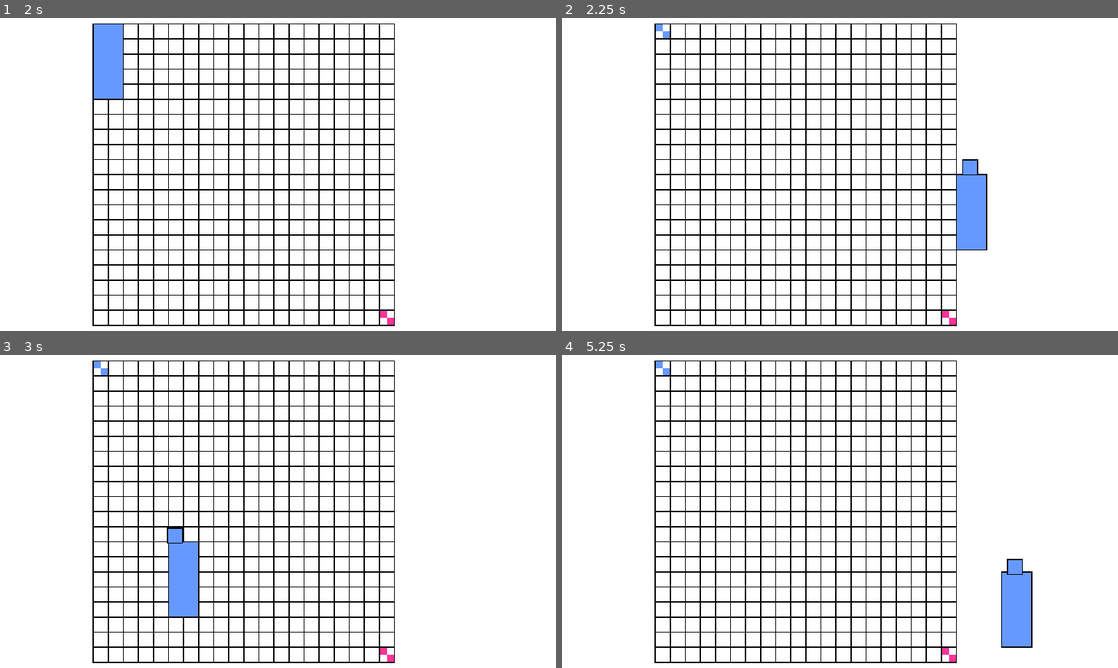
Above: before the commit, frames 1-4 (two rows, left to right).
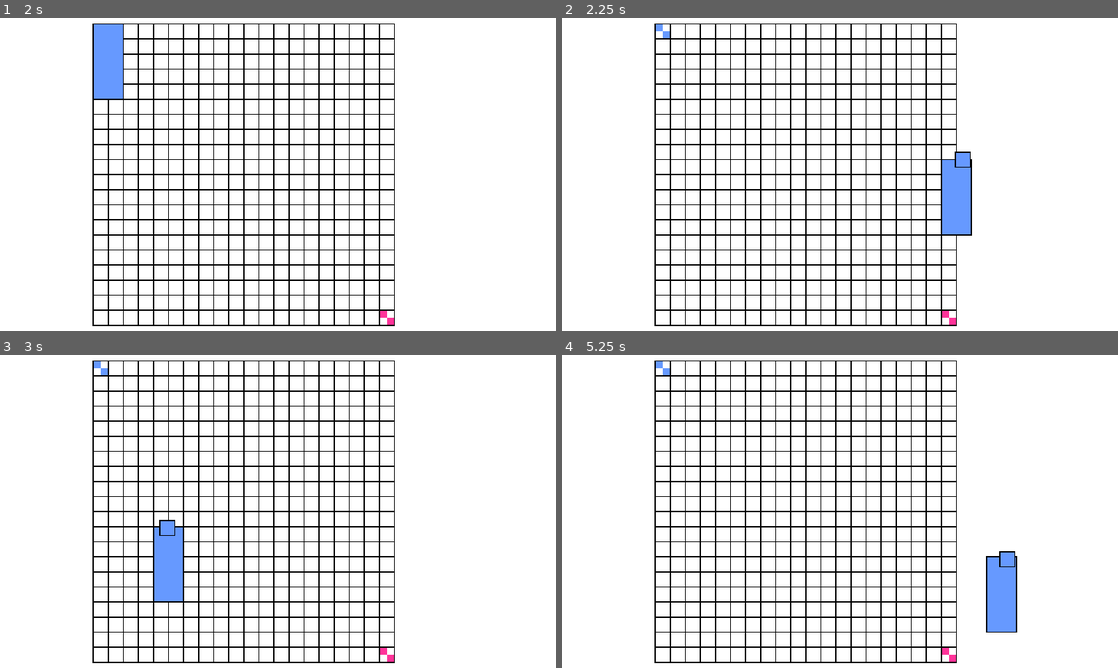
Above: after the commit, the same moments.

Repository: NLLK/BattleOfSquaresGodot
Game: Godot game, scene res://Scenes/startMenuScene.tscn
Same seed, same stepped clock (60 frames per second), same inputs: the game is played once before the commit and once after it.
Inputs (mouse positions are in pixels of both pictures, inside the frame that each line leads up to):
- Up to frame 1 (2 s): click "Start game" at 0.5 s; click "Start game" at 1.25 s
- Up to frame 2 (2.25 s): tap Enter at 2 s; move the mouse to (962, 158) at 2.02 s; hold D from 2.03 s (still down); click (962, 158) at 2.17 s
- Up to frame 3 (3 s): move the mouse to (166, 527) at 2.77 s; release D at 2.78 s; click (166, 527) at 2.92 s
- Up to frame 4 (5.25 s): move the mouse to (895, 442) at 3.52 s; hold D 3.53-5.03 s; click (895, 442) at 3.67 s; move the mouse to (812, 574) at 4.27 s; click (812, 574) at 4.42 s; move the mouse to (1006, 558) at 5.02 s; click (1006, 558) at 5.17 s

Frame 1 is identical in both runs. In frame 2, 1.7% of the frame differs, in the area x 68-77%, y 42-75%; in frame 3, 1.5%; in frame 4, 1.8%, in the area x 76-85%, y 62-94%.

Commit message:
made some little changes to code style

Diff:
--- a/Scripts/Game/gameMain_script.gd
+++ b/Scripts/Game/gameMain_script.gd
@@ -44,7 +44,7 @@
 
 func init_array(array, just_zero):
 	if (just_zero == 0):
-		for x in range(20):
+		for _x in range(20):
 			var col = []
 			col.resize(20)
 			array.append(col)
@@ -71,7 +71,7 @@
 	if gameStage != GameStages.MENU:
 		if event is InputEventMouseButton:
 			if event.button_index == BUTTON_LEFT and not event.pressed:
-				_on_left_button_click(event.position)
+				_on_left_button_click()
 			if event.button_index == BUTTON_WHEEL_UP and event.pressed:
 				rotate_square(currentSquareToPlace, -90)
 			if event.button_index == BUTTON_WHEEL_DOWN and event.pressed:
@@ -80,8 +80,8 @@
 			lastMousePosition = event.position
 			move_cursor(event.position)
 		elif event is InputEventKey:
-			if event.scancode == KEY_D:
-				debugfunc()
+			#if event.scancode == KEY_D:
+				#debugfunc()
 			pass
 func debugfunc():
 	var square = currentSquareToPlace.get_node("Area2DSquare/square")
@@ -96,7 +96,7 @@
 
 	testingForEnd(width, height)
 	pass
-func _on_left_button_click(mouse_position):
+func _on_left_button_click():
 	if not placingRules():
 		showErrorOnPlacing()
 		return
@@ -112,7 +112,7 @@
 func placingRules():
 	var answer: bool
 	answer = true
-	var area1 = get_PlayerSquares_node(0)#TODO: сделать единичную инициализацию
+	var area1 = get_PlayerSquares_node(0)
 	var area2 = get_PlayerSquares_node(1)
 
 	var area1ChildCount = area1.get_child_count()
@@ -145,9 +145,10 @@
 	currentSquareToPlace.modulate = COLOR_ERROR
 
 func move_cursor(position):
+	position-=Vector2(52, 52)
 	if hideCursorSquare == false:
 		cursorSquare.show()
-		cursorSquare.rect_position = position
+		cursorSquare.rect_position = position + Vector2(52/2, 52/2)
 
 		var x_pos = stepify(position.x-FIELD_START_POINT.x, 52)+FIELD_START_POINT.x
 		var y_pos = stepify(position.y+18, 52)+18
@@ -326,9 +327,6 @@
 	var area1ChildCount = get_PlayerSquares_node(0).get_child_count()
 	var area2ChildCount = get_PlayerSquares_node(1).get_child_count()
 
-#	for x in range(20):
-#		print(gridSystem.grid[x])
-
 	if area1ChildCount == 0 or area2ChildCount == 0:
 		gameStage = GameStages.TESTED
 		print("GameStage =", gameStage)
@@ -359,7 +357,7 @@
 			continue
 		var bordersP1 = Vector2(-1,-1)
 		var bordersP2 = Vector2(1,1)
-		#возможно тут проблема будет, потому что p1 тоже может быть в 19,19
+
 		#for upper left corner and borders at all
 		if square.p1.x == 0:
 			bordersP1.x = 0
@@ -435,8 +433,6 @@
 				pass
 		pass
 
-#	for xy in range(20):
-#		print(debuggingGrid[xy], " . " ,gridSystem.grid[xy])
 	return true
 
 func testingForEndCheckPlace(x,y,width,height,side):
@@ -445,7 +441,7 @@
 	var isBreak
 	var temp_width
 	var temp_height
-	#где-то выходит за -1
+
 	for rotate in [0,1]:
 		if width == height and rotate==0:
 			continue
@@ -458,7 +454,7 @@
 			temp_height = width
 		match side:
 			squareSides.UPPER:
-				if x+temp_width >19 or y-temp_height <-1:
+				if x+temp_width >20 or y-temp_height +1 <0:
 					isBreak = true
 					continue
 				for j in range(y-temp_height+1, y+1):
@@ -503,10 +499,10 @@
 					pass
 				pass
 			squareSides.LEFT:
-				if x-temp_width <-1 or y-temp_height <-1:
+				if x-temp_width+1 <0 or y-temp_height+1 <0:
 					isBreak = true
 					continue
-				for j in range(y-temp_height+1, y+1): #TODO: mb we need +1 here
+				for j in range(y-temp_height+1, y+1):
 					for i in range(x-temp_width+1, x+1):
 						debuggingGrid[j][i] = whoPlays+1
 						if grid[j][i] != 0:
@@ -520,10 +516,10 @@
 		if isBreak:
 			continue
 		else:
-			var string = ""
-			for xy in range(20):
-				string += debuggingGrid[xy] as String + "\n"
-			$debuggingText.text = string
+#			var string = ""
+#			for xy in range(20):
+#				string += debuggingGrid[xy] as String + "\n"
+#			$debuggingText.text = string
 			return true
 		pass
 	var string = ""
@@ -531,129 +527,6 @@
 		string += debuggingGrid[xy] as String + "\n"
 	$debuggingText.text = string
 	return false
-
-#func testingForEnd(width, height):
-#
-#	debuggingGrid = init_array(debuggingGrid)
-#	var answer = true
-#	var grid = gridSystem.grid
-#
-#	var minSize = width
-#	var maxSize = width
-#
-#	if width > height:
-#		maxSize = width
-#		minSize = height
-#	elif width < height:
-#		maxSize = height
-#		minSize = width
-#	for y in range(1, 19):
-#		for x in range(1, 19):
-#			#если в y,x уже есть нужный цвет, то зачем еще что-то искать?
-#			for j in [-1,0,1]:
-#				for i in [-1,0,1]:
-#					if grid[y+j][x+i] == 0:
-#						continue
-#						pass
-#					if grid[y+j][x+i] == (whoPlays+1):
-#
-#						var found = Vector2(x+i,y+j)
-#
-#						var incI = 0
-#						var incJ = 0
-#
-#						var rightBorderI = 1
-#						var rightBorderJ = 1
-#
-#						if (found.x == 0):
-#							 incI+=1
-#						if (found.y == 0):
-#							incJ+=1
-#						if (found.x + 1 > 19):
-#							rightBorderI = 0
-#						if (found.y + 1> 19):
-#							rightBorderJ = 0
-#
-#						for j1 in [-1 + incJ, 0, rightBorderJ]:
-#							for i1 in [-1 + incI, 0, rightBorderI]:
-#								if grid[found.y+j1][found.x+i1] == 0:
-#									debuggingGrid[found.y+j1][found.x+i1] = whoPlays+1
-#									var fittable = testingForEndCheckPlace(found.x+i1, found.y+j1, width, height)
-#									if fittable == true:
-#										print("Can place square ",width,":",height," at ",found.y+j1,",", found.x+i1)
-#										#for xy in range(20):
-#											#print(debuggingGrid[xy], " . " ,gridSystem.grid[xy])
-#										var string = ""
-#										for xy in range(20):
-#											string += debuggingGrid[xy] as String + "\n"
-#										$debuggingText.text = string
-#
-#										answer = false
-#										return answer
-#										pass
-#									pass
-#								pass
-#							pass
-#						pass
-#					pass
-#				pass
-#
-#			pass
-#		pass
-#	#оно вообще не определяет, что конец
-#	print("a\n")
-#	for xy in range(20):
-#		print(debuggingGrid[xy], " . " ,gridSystem.grid[xy])
-#	return answer
-#
-#func testingForEndCheckPlace(x,y,width,height):
-#	var grid = gridSystem.grid
-#
-#	for rotated in [0,1,2,3]:
-#		var isBreak = false
-#		#если стороны одинаковые - скип
-#		var temp_width = width
-#		var temp_height = height
-#
-#		if rotated == 1 or rotated == 3:
-#			temp_width = height
-#			temp_height = width
-#		match rotated:
-#			0,1:
-#				if x+temp_width > 20 or y+temp_height > 20:
-#					continue
-#				for j in range(temp_height):
-#					for i in range(temp_width):
-#						debuggingGrid[y+j][x+i] = (whoPlays+1)*3
-#						if (grid[y+j][x+i] !=0):
-#							isBreak = true
-#							break
-#						pass
-#					if isBreak == true:
-#						break
-#					pass
-#			2,3:
-#				if whoPlays == 0:
-#					 return false
-#				if x-temp_width < -1 or y-temp_height < -1:
-#					continue
-#				for j in range(temp_height):
-#					for i in range(temp_width):
-#						debuggingGrid[y-j][x-i] = (whoPlays+1)*3
-#						if (grid[y-j][x-i] !=0):
-#							isBreak = true
-#							break
-#						pass
-#					if isBreak == true:
-#						break
-#					pass
-#		if isBreak == true:
-#			continue
-#		else:
-#			return true
-#		pass
-#	return false
-
 func _on_square_area_entered(another_area):
 	var name_of_area = another_area.get_name()
 
@@ -684,33 +557,28 @@
 			print(gameTime as String+" P", whoPlays+1, "; ", another_area.get_name()+ " leaves background")
 
 func _on_borderPlayer1_area_entered(another_area):
-	var a = another_area.get_name()
 	if another_area.get_name() == "Area2DforBordersPlayerOne":
 		bordersCollidingWithPlayer.player1 += 1
 		if PRINT_COLLIDERS_INFO:
 			print(gameTime as String+" P", whoPlays+1, "; ", another_area.get_name()+ " enters borderPlayer1_area")
-		#print(bordersCollidingWithPlayer)
 
 func _on_borderPlayer1_area_exited(another_area):
 	if another_area.get_name() == "Area2DforBordersPlayerOne":
 		bordersCollidingWithPlayer.player1 -= 1
 		if PRINT_COLLIDERS_INFO:
 			print(gameTime as String+" P", whoPlays+1, "; ", another_area.get_name()+ " leaves borderPlayer1_area")
-		#print(bordersCollidingWithPlayer)
 
 func _on_borderPlayer2_area_entered(another_area):
 	if another_area.get_name() == "Area2DforBordersPlayerTwo":
 		bordersCollidingWithPlayer.player2 += 1
 		if PRINT_COLLIDERS_INFO:
 			print(gameTime as String+" P", whoPlays+1, "; ", another_area.get_name()+ " enters borderPlayer2_area")
-		#print(bordersCollidingWithPlayer)
 
 func _on_borderPlayer2_area_exited(another_area):
 	if another_area.get_name() == "Area2DforBordersPlayerTwo":
 		bordersCollidingWithPlayer.player2 -= 1
 		if PRINT_COLLIDERS_INFO:
 			print(gameTime as String+" P", whoPlays+1, "; ", another_area.get_name()+ " leaves borderPlayer2_area")
-		#print(bordersCollidingWithPlayer)
 
 func _on_playerOneStartPoints_area_entered(another_area):
 	if another_area.get_name() == "Area2DSquare":
@@ -742,72 +610,3 @@
 		cursorSquare.modulate = COLOR_TEAM_ONE
 	else:
 		cursorSquare.modulate = COLOR_TEAM_TWO
-
-
-
-#	for y in range(0, 20-minSize):
-#		for x in range(0,20-maxSize):
-#			if (x==0 and y==0) or (x == 19 and y==19):
-#				continue
-#			if grid[y][x] != 0:
-#				continue
-#
-#			for rotated in range(0,1):
-#				var isBreak = false
-#
-#				var temp_width = width
-#				var temp_height = height
-#
-#				if rotated == 1:
-#					temp_width = height
-#					temp_height = width
-#
-#				if x+temp_width > 19 or y+temp_height > 19:
-#					continue
-#				for j in range(temp_height):
-#					for i in range(temp_width):
-#						if (grid[y+j][x+i] !=0):
-#							isBreak = true
-#							break
-#						else:
-#							debuggingGrid[y+j][x+i]=3
-#						pass
-#					if isBreak == true:
-#						break
-#					pass
-#
-#				if isBreak == true:
-#					answer = true
-#					continue
-#				else:
-#					var incI = 0
-#					var incJ = 0
-#					if (x == 0):
-#						incI+=1
-#					if (y == 0):
-#						incJ+=1
-#					if (x + temp_width > 19):
-#						temp_width-=1
-#					if (y + temp_height > 19):
-#						temp_height-=1
-#					#все же надо маску, или что. Не хочет для второго куба считать
-#					for j in range(y-1+incJ, y+temp_height+1):
-#						for i in range(x-1+incI, x+temp_width+1):
-#							debuggingGrid[j][i] = 4
-#							if (grid[j][i] == whoPlays+1):
-#								answer = false
-#
-#								for xy in range(20):
-#									print(debuggingGrid[xy], " . " ,gridSystem.grid[xy])
-#
-#								return answer
-#							pass
-#						pass
-#					pass
-#				pass
-#			pass
-#		pass
-#	print("a\n")
-#	for xy in range(20):
-#		print(debuggingGrid[xy]+gridSystem.grid[xy])
-#	return answer
